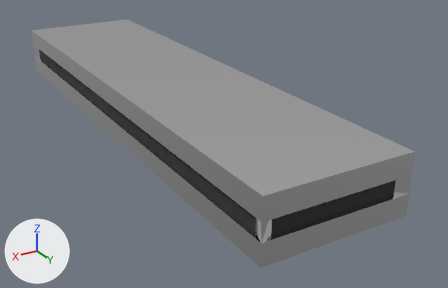
An edit to the glTF model modules/G4D_build/utilities/NeonLamp/NeonLamp.gltf, drawn before and after from the same camera.
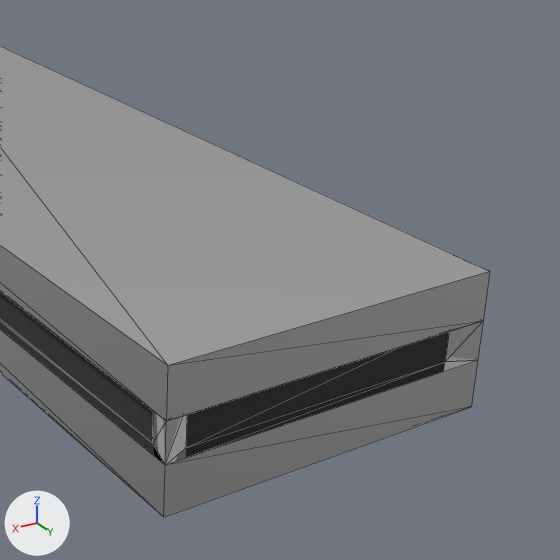
Old and new are each drawn whole from a 50 mm camera at (0.496, 1.03, 0.398) aimed at (-0.061, 0.101, -0.067) and again close up on the part from 41% to 100% of the width and 8% to 100% of the height. Arrows for +X, +Y and +Z are at lower left; the lights stay in place. The close-ups show mesh edges as thin lines. Where no turn or scale is listed for an object, it has been applied to the vertices. Vertices at the same position are counted once.

Objects in the first close-up: 'case'.
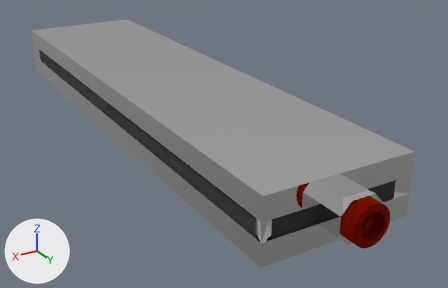
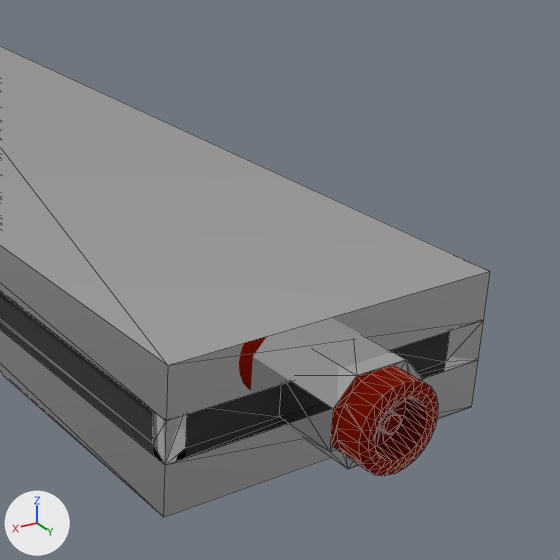
Pixel boxes (x1, y1, x2, y2) of what changed, in the close-ups (560 x 560 px):
part 1 of me_cube, built on
    before: (166, 332, 477, 465)
    after: (166, 331, 477, 476)

Diff of the bpy script that builds the scene:
```diff
--- a/modules/G4D_build/utilities/NeonLamp/NeonLamp.gltf.py
+++ b/modules/G4D_build/utilities/NeonLamp/NeonLamp.gltf.py
@@ mat_connector @@
+mat_connector = principled_material('connector')
+mat_connector.base_color = (0.351, 0.0137, 0.0)  # red #a01f00
+mat_connector.metallic = 1.0
+mat_connector.roughness = 1.0
@@ me_cube @@
 # used by ob_case; location = (0.0, 0.0, 0.0046)
-me_cube.from_pydata(...)  # 144 vertices, 216 faces; spans x -0.125..0.125, y -0.5..0.5, z -0.05..0.05
+me_cube.from_pydata(...)  # 348 vertices, 608 faces; spans x -0.125..0.125, y -0.5..0.558, z -0.05..0.05
+# me_cube part 1
+# 22 faces are deleted
+# 8 vertices move from x -0.057..0.057, y -0.485..0.485, z -0.011 to x -0.06..0.06, y -0.485..0.485, z 0.0
+# 120 vertices are added at x -0.055..0.055, y -0.485..0.558, z -0.031..0.031
+# 48 new vertices lie (0.0, 0.018, 0.0) away from vertices in x -0.031..0.031, y 0.538..0.54, z -0.031..0.031
+# 24 new vertices lie (0.0, 0.01, 0.0) away from vertices in x -0.007..0.007, y 0.541, z -0.007..0.007
+# 6 new vertices lie (0.0, 0.97, 0.0) away from vertices in x -0.046..0.046, y -0.485, z -0.009..-0.006
+# 6 new vertices lie (0.0, 0.047, 0.0) away from vertices in x -0.035..0.035, y 0.491, z -0.031..0.031
+# 76 new faces join them, mat_material (white #e7e7e7)
+# 24 new faces join them, mat_neon (black #333333)
+# 314 new faces join them, mat_connector (red #a01f00)
 me_cube.materials.append(mat_material)
 me_cube.materials.append(mat_neon)
+me_cube.materials.append(mat_connector)  # red #a01f00
```
